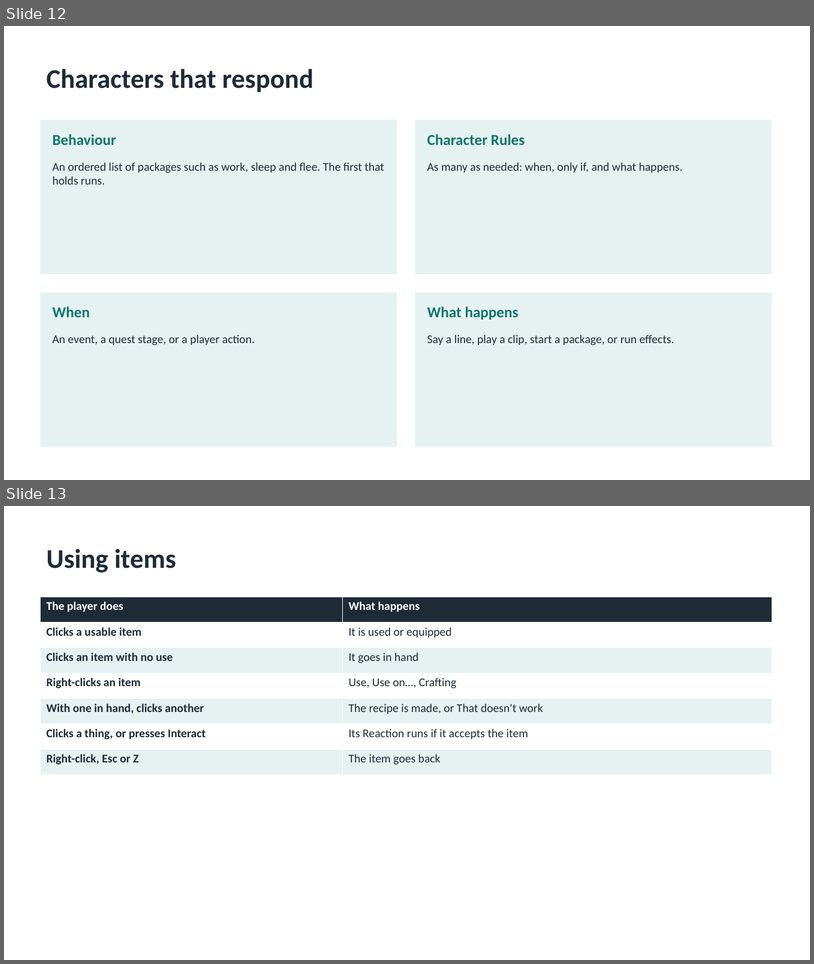
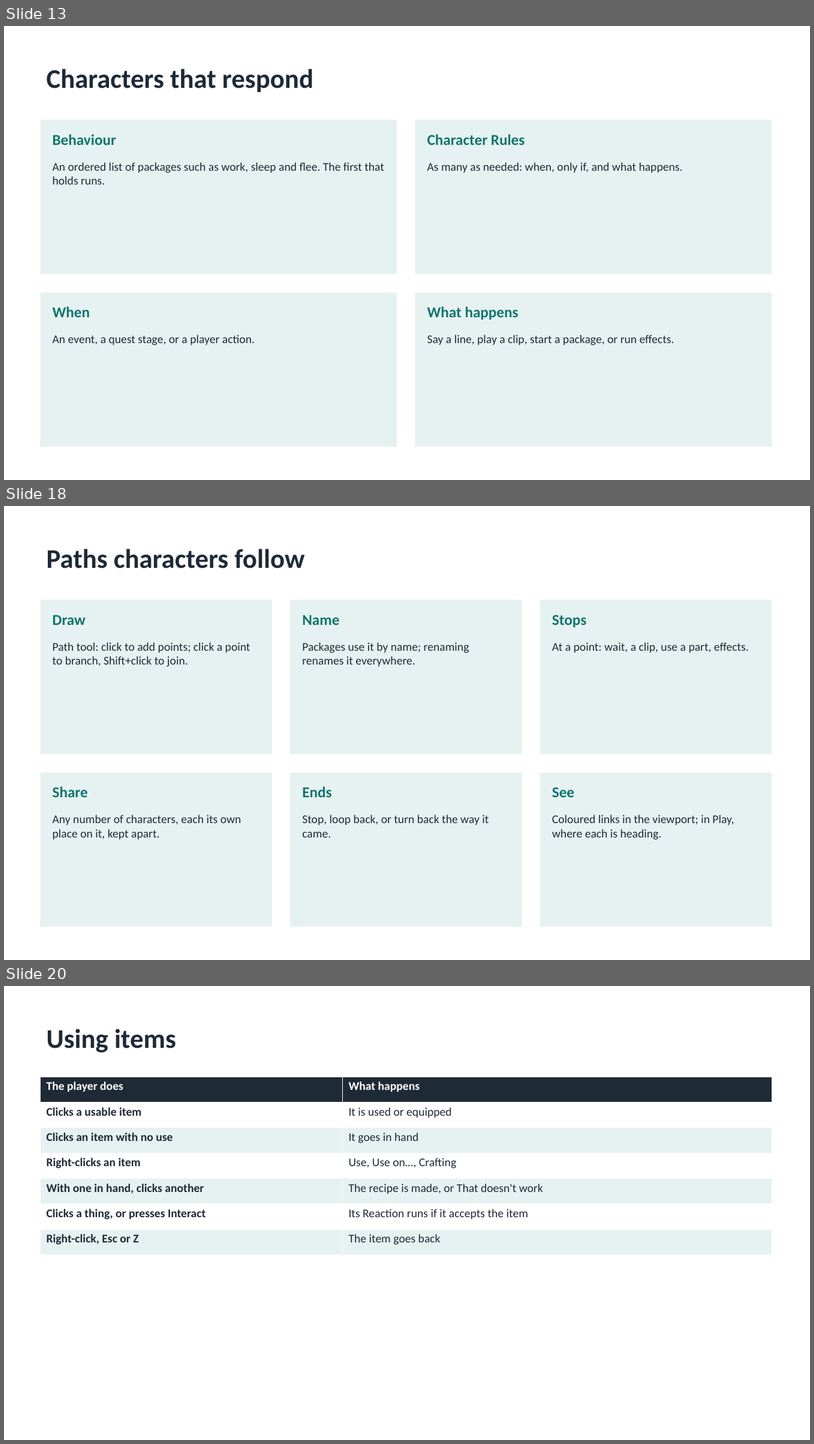
Before and after one commit to cuneyttyler/ai-gameengine-standalone, a slide deck: docs/manuals/AIGE-User-Guide.pptx. Shown one above the other, each under a label of ours: slides 12 and 13 before the commit, slides 13, 18 and 20 after it; the slides between them are not shown. The pictures are 814x964 and 814x1444 pixels, drawn with LibreOffice and Linux fonts; fonts in the diff are those of the drawing. Boxes give left, top, right and bottom in pixels: in the first picture for what was removed or moved away, otherwise in the second. Text is boxed around its words. In the diff, an @@ line names an element or a change of style, - is before the commit and + after.

```diff
--- a/docs/manuals/AIGE-User-Guide.pptx
+++ b/docs/manuals/AIGE-User-Guide.pptx
@@ slide 18 added at bbox=[4, 506, 810, 960], background #FFFFFF @@
@@ title added at bbox=[47, 549, 305, 568], 32 pt, text #1F2A37, bold @@
+Paths characters follow
@@ rectangle added at bbox=[40, 600, 272, 754], fill #E6F2F1 @@
@@ rectangle added at bbox=[290, 600, 522, 754], fill #E6F2F1 @@
@@ rectangle added at bbox=[540, 600, 772, 754], fill #E6F2F1 @@
@@ text added at bbox=[53, 615, 86, 625], 18 pt, text #0F766E, bold @@
+Draw
@@ text added at bbox=[302, 615, 339, 625], 18 pt, text #0F766E, bold @@
+Name
@@ text added at bbox=[552, 615, 587, 627], 18 pt, text #0F766E, bold @@
+Stops
@@ text added at bbox=[53, 642, 251, 667], 14 pt, text #1F2A37 @@
+Path tool: click to add points; click a point to branch, Shift+click to join.
@@ text added at bbox=[302, 642, 470, 666], 14 pt, text #1F2A37 @@
+Packages use it by name; renaming renames it everywhere.
@@ text added at bbox=[552, 642, 749, 652], 14 pt, text #1F2A37 @@
+At a point: wait, a clip, use a part, effects.
@@ rectangle added at bbox=[40, 772, 272, 927], fill #E6F2F1 @@
@@ rectangle added at bbox=[290, 772, 522, 927], fill #E6F2F1 @@
@@ rectangle added at bbox=[540, 772, 772, 927], fill #E6F2F1 @@
@@ text added at bbox=[53, 786, 88, 797], 18 pt, text #0F766E, bold @@
+Share
@@ text added at bbox=[302, 786, 332, 797], 18 pt, text #0F766E, bold @@
+Ends
@@ text added at bbox=[552, 787, 575, 797], 18 pt, text #0F766E, bold @@
+See
@@ text added at bbox=[53, 814, 242, 839], 14 pt, text #1F2A37 @@
+Any number of characters, each its own place on it, kept apart.
@@ text added at bbox=[302, 814, 489, 837], 14 pt, text #1F2A37 @@
+Stop, loop back, or turn back the way it came.
@@ text added at bbox=[552, 814, 734, 840], 14 pt, text #1F2A37 @@
+Coloured links in the viewport; in Play, where each is heading.
@@ what was slide 12 is now slide 13 @@
@@ what was slide 13 is now slide 20 @@
```
Also in this commit, not shown: 12 other slides added, 58 other files.
